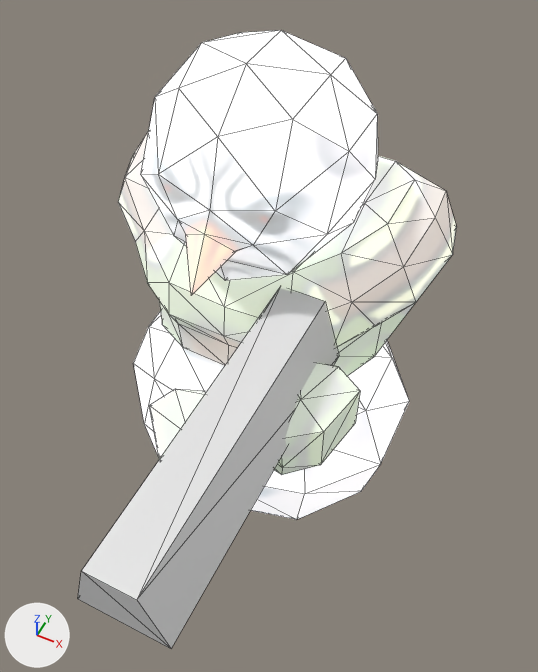
Two versions of the glTF model assets/mesh/snowman.glb, one commit apart.
Camera for both pictures: a camera (50 mm lens) standing at (0.274, -0.552, 0.878) and looking at (0.037, -0.078, 0.286). Arrows for +X, +Y and +Z are at lower left; the lights stay in place. Mesh edges are drawn as thin lines. Where no turn or scale is listed for an object, it has been applied to the vertices.

The scene before the commit, as lines of its bpy script (objects in view):
```python
me_cube_003 = bpy.data.meshes.new('Cube.003')
me_cube_003.from_pydata(...)  # 8 vertices, 12 faces; spans x -0.043..0.043, y -0.252..0.074, z -0.029..0.041
me_cylinder = bpy.data.meshes.new('Cylinder')
me_cylinder.from_pydata(...)  # 79 vertices, 154 faces; spans x -0.189..0.189, y -0.127..0.119, z -0.031..0.199
me_cylinder.materials.append(mat_snowman)
me_cylinder_002 = bpy.data.meshes.new('Cylinder.002')
me_cylinder_002.from_pydata(...)  # 54 vertices, 104 faces; spans x -0.177..0.177, y -0.162..0.161, z -0.037..0.278
me_cylinder_002.materials.append(mat_snowman)
ob_base = bpy.data.objects.new('BASE', me_cylinder_002)
ob_base.location = (0.0, 0.0, 0.0)
ob_body = bpy.data.objects.new('BODY', me_cylinder)
ob_body.location = (0.0, 0.018, 0.237)
ob_gun = bpy.data.objects.new('GUN', me_cube_003)
ob_gun.location = (0.074, -0.153, 0.325)
# also in view: 'HEAD' at (0.0, -0.034, 0.47); 'ARMS' at (0.068, -0.19, 0.281)
```
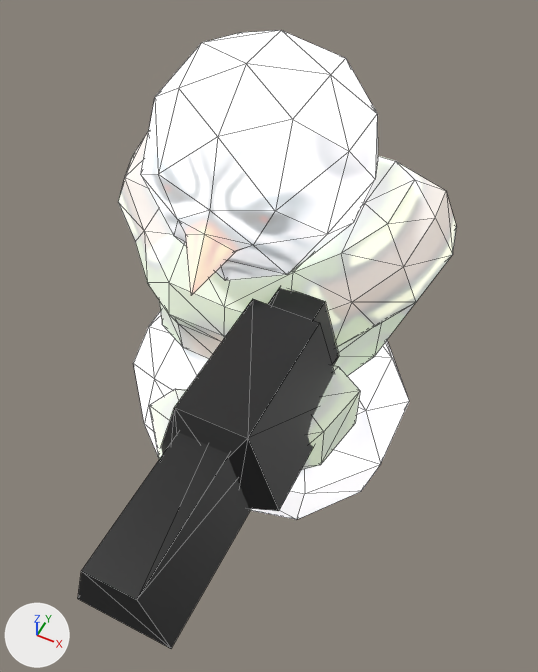
Changed parts and their boxes [x1, y1, x2, y2] in the pictures (538 x 672 px):
'GUN', recoloured (white to black): [78, 288, 339, 649] in both
'MACHINEGUN', added (black): after [158, 299, 334, 511]

Patch to the scene script:
```diff
--- a/assets/mesh/snowman.glb.py
+++ b/assets/mesh/snowman.glb.py
@@ mat_black @@
+mat_black = principled_material('black')
+mat_black.base_color = (0.00655, 0.00655, 0.00655)  # black #131313
@@ me_cube_003 @@
 me_cube_003.from_pydata(...)  # 8 vertices, 12 faces; spans x -0.043..0.043, y -0.252..0.074, z -0.029..0.041
+me_cube_003.materials.append(mat_black)  # black #131313
@@ me_cube_000 @@
+me_cube_000.from_pydata(...)  # 16 vertices, 28 faces; spans x -0.063..0.063, y -0.223..0.036, z -0.041..0.053
+me_cube_000.materials.append(mat_black)  # black #131313
@@ ob_machinegun @@
+ob_machinegun = bpy.data.objects.new('MACHINEGUN', me_cube_000)
+ob_machinegun.location = (0.074, -0.153, 0.325)
```
